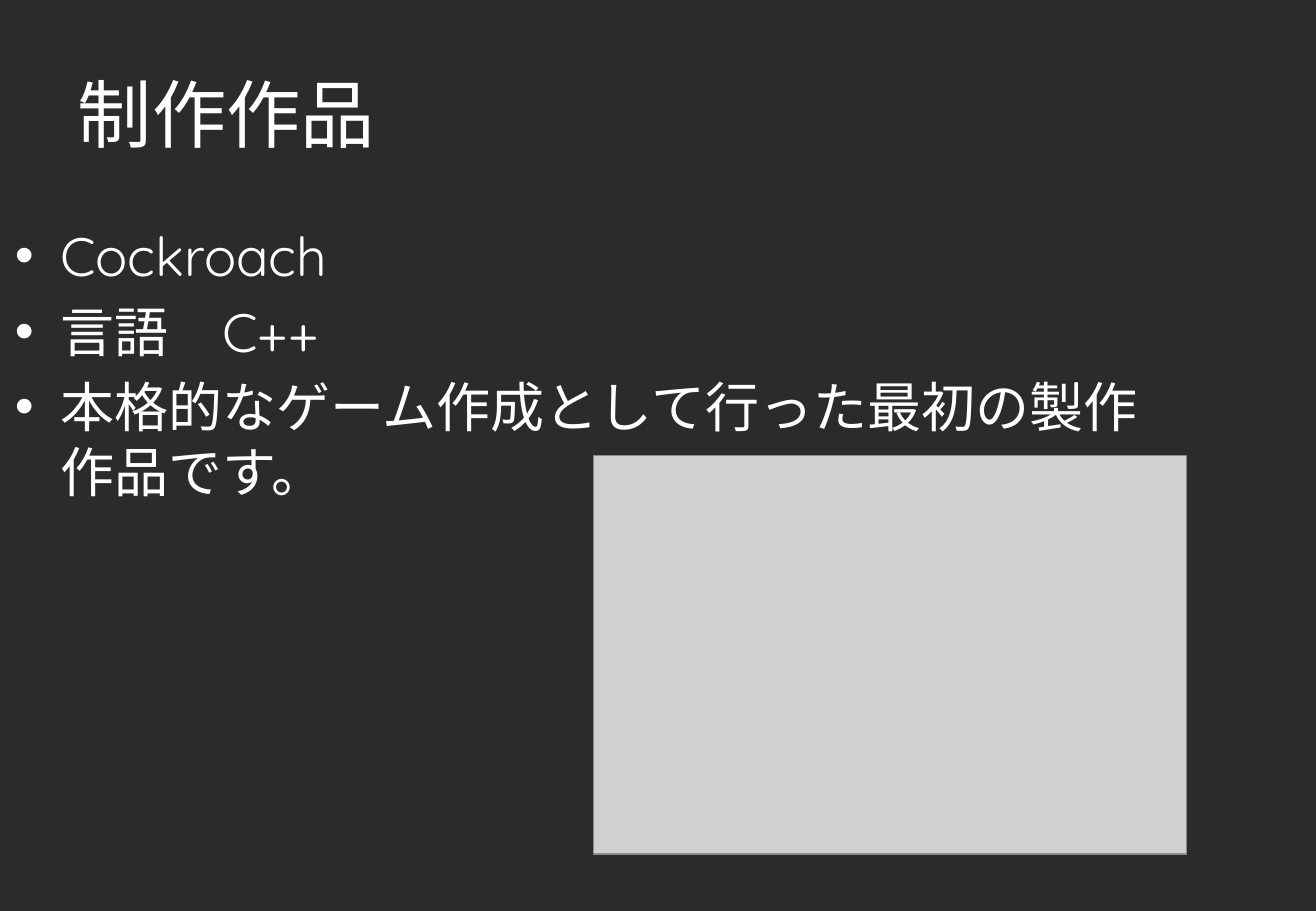
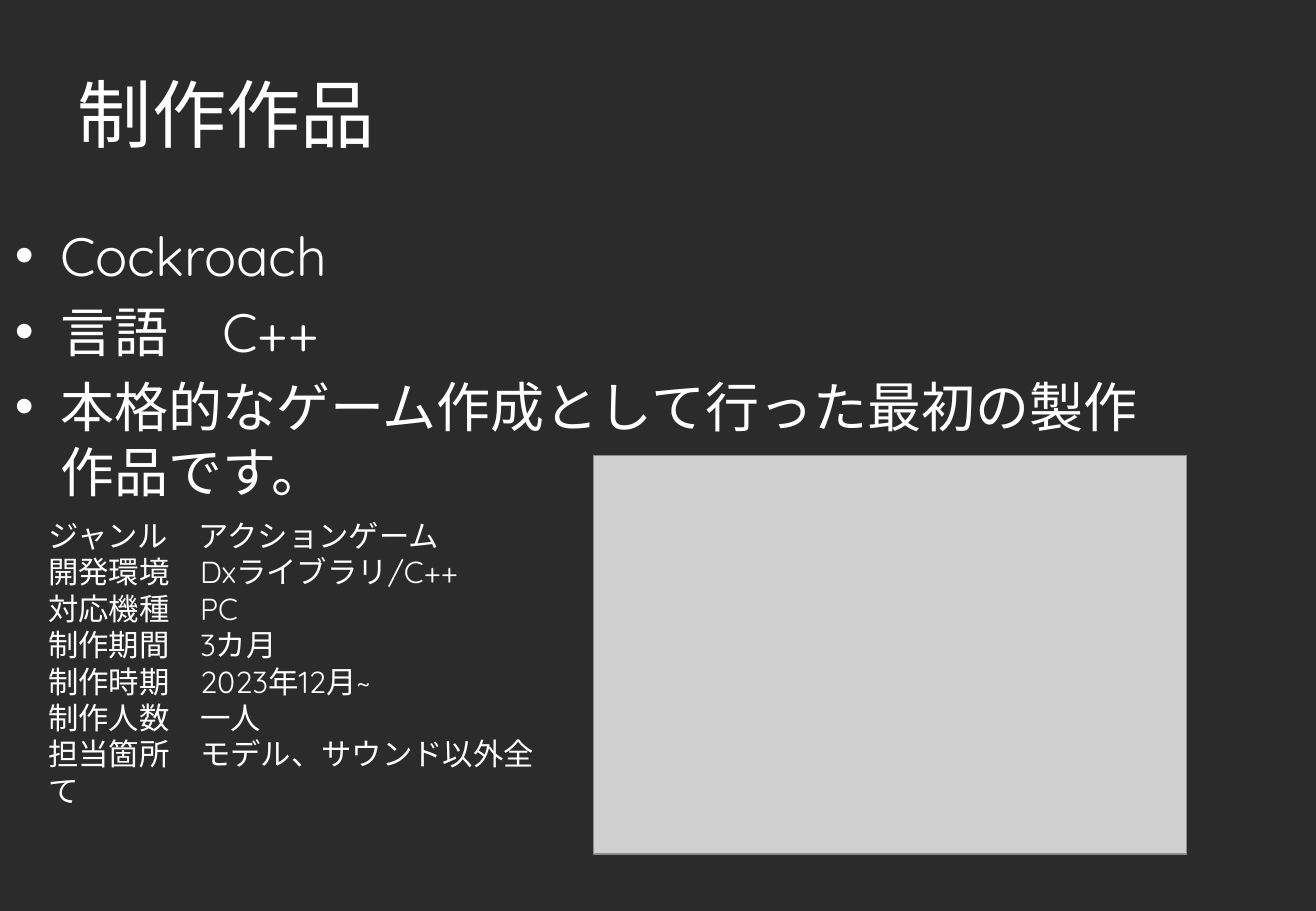
Before and after one commit to oreda1/Employment, a slide deck: slide 9 of ポートフォリオ.pptx (slide 3 before the commit). Drawn at 1316x911 pixels with LibreOffice and Linux fonts; fonts in the diff are those of the drawing; grey boxes stand for pictures; background and template pictures are left out; a plain dark background stands for a picture behind light text. Boxes give left, top, right and bottom in pixels: in the first picture for what was removed or moved away, otherwise in the second. Text is boxed around its words. In the diff, an @@ line names an element or a change of style, - is before the commit and + after.

```diff
--- a/ポートフォリオ.pptx
+++ b/ポートフォリオ.pptx
@@ text added at (48, 522, 534, 803), 18 pt, text #FFFFFF @@
+ジャンル アクションゲーム
+開発環境 Dxライブラリ/C++
+対応機種 PC
+制作期間 3カ月
+制作時期 2023年12月~
+制作人数 一人
+担当箇所 モデル、サウンド以外全て
```
Also in this commit, not shown: 3 other slides changed, 9 other files.
